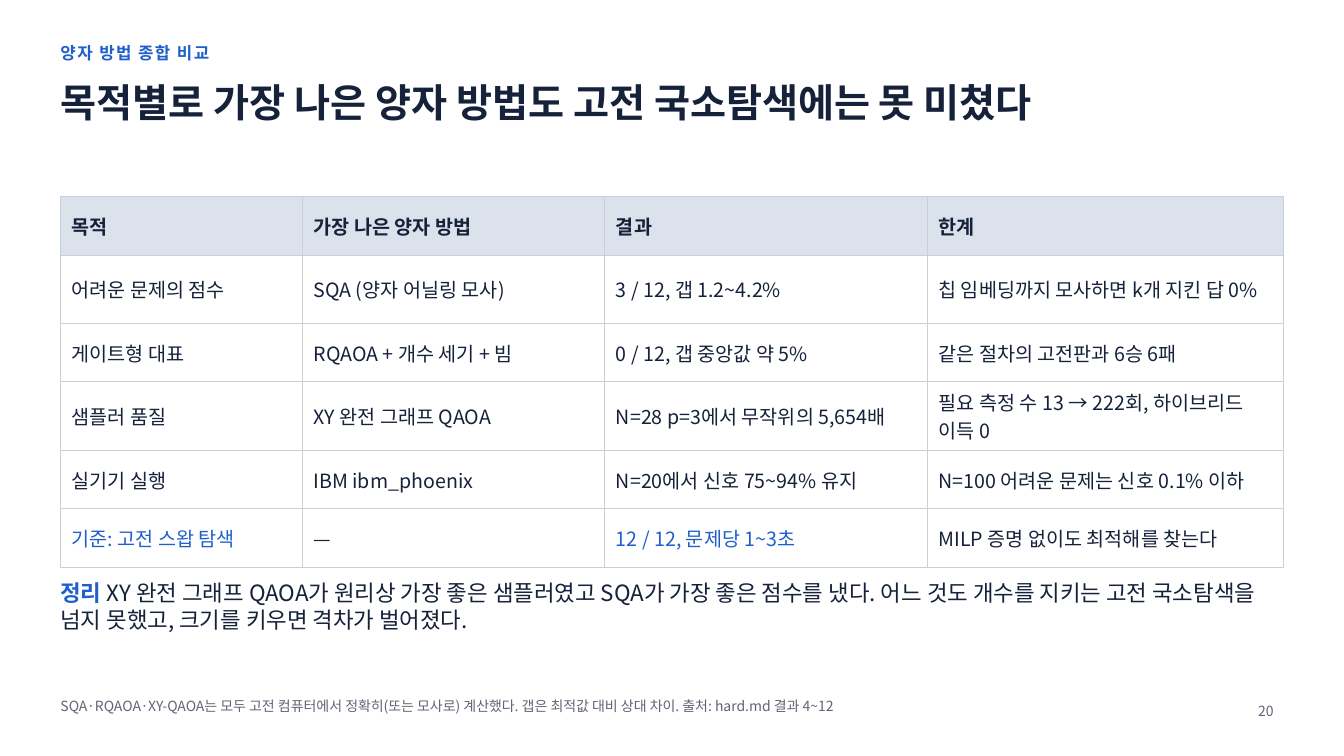
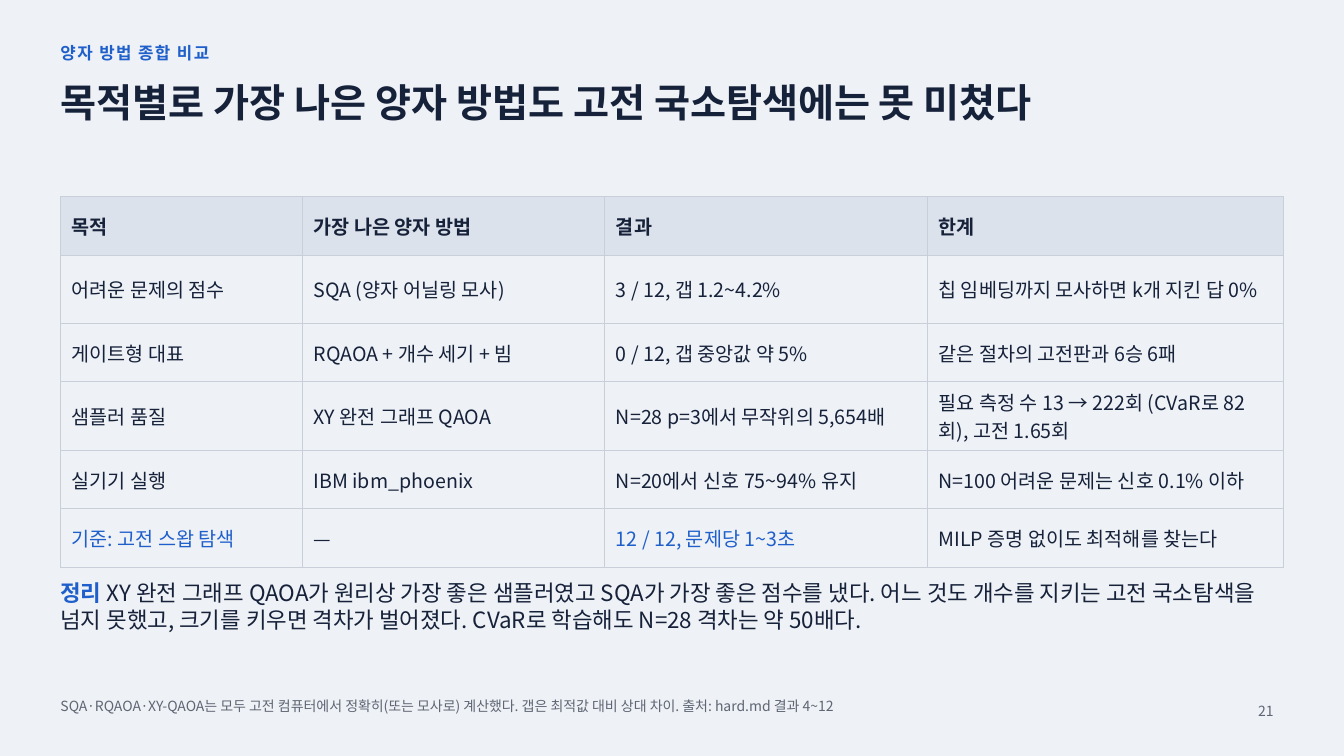
Before and after one commit to 202155570/norma-qaoa, a slide deck: slide 21 of docs/qaoa_achievements_2026-11-19.pptx (slide 20 before the commit). Drawn at 1344x756 pixels with LibreOffice and Linux fonts; fonts in the diff are those of the drawing. Boxes give left, top, right and bottom in pixels: in the first picture for what was removed or moved away, otherwise in the second. Text is boxed around its words. In the diff, an @@ line names an element or a change of style, - is before the commit and + after.

```diff
--- a/docs/qaoa_achievements_2026-11-19.pptx
+++ b/docs/qaoa_achievements_2026-11-19.pptx
@@ background #FFFFFF to #EEF1F5 @@
@@ table at box(60, 197, 1284, 554) @@
-row 4, column 4: 필요 측정 수 13 → 222회, 하이브리드 이득 0
+row 4, column 4: 필요 측정 수 13 → 222회 (CVaR로 82회), 고전 1.65회
@@ text at box(60, 582, 1255, 632): text changed @@
-정리 XY 완전 그래프 QAOA가 원리상 가장 좋은 샘플러였고 SQA가 가장 좋은 점수를 냈다. 어느 것도 개수를 지키는 고전 국소탐색을 넘지 못했고, 크기를 키우면 격차가 벌어졌다.
+정리 XY 완전 그래프 QAOA가 원리상 가장 좋은 샘플러였고 SQA가 가장 좋은 점수를 냈다. 어느 것도 개수를 지키는 고전 국소탐색을 넘지 못했고, 크기를 키우면 격차가 벌어졌다. CVaR로 학습해도 N=28 격차는 약 50배다.
@@ page number at box(1258, 705, 1274, 716): text changed @@
-20
+21
```
Also in this commit, not shown: 4 other slides changed, 1 slide added, 8 other files.
